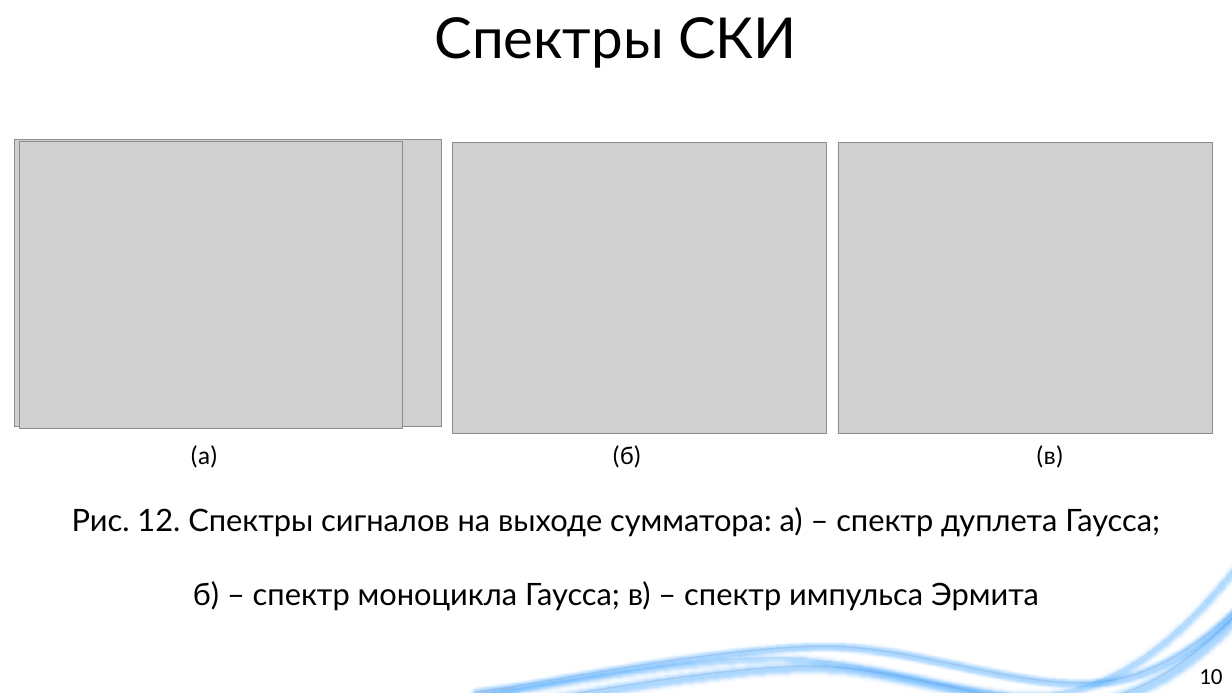
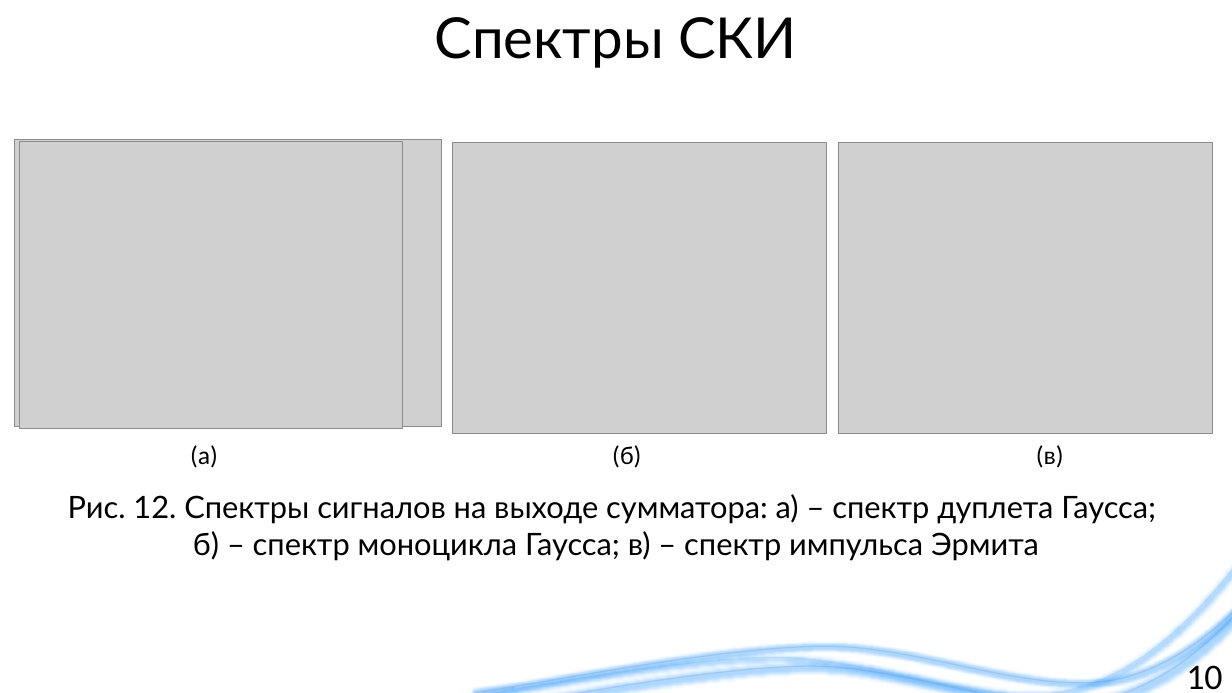
Before and after one commit to liveinscarlet/Study, a slide deck: slide 10 of Диссертация и предзащита/Презентация для предзащиты.pptx. Drawn at 1232x693 pixels with LibreOffice and Linux fonts; fonts in the diff are those of the drawing; grey boxes stand for pictures; background and template pictures are left out. Boxes give left, top, right and bottom in pixels: in the first picture for what was removed or moved away, otherwise in the second. Text is boxed around its words. In the diff, an @@ line names an element or a change of style, - is before the commit and + after.

```diff
--- a/Диссертация и предзащита/Презентация для предзащиты.pptx
+++ b/Диссертация и предзащита/Презентация для предзащиты.pptx
@@ text "Рис. 12. Спектры сигналов на ..." rewrapped from (x1=72, y1=507, x2=1160, y2=611) to (x1=68, y1=494, x2=1156, y2=561) @@
@@ page number at (x1=1186, y1=659, x2=1222, y2=690): size 18 to 28 pt @@
```
Also in this commit, not shown: 5 other slides changed.
